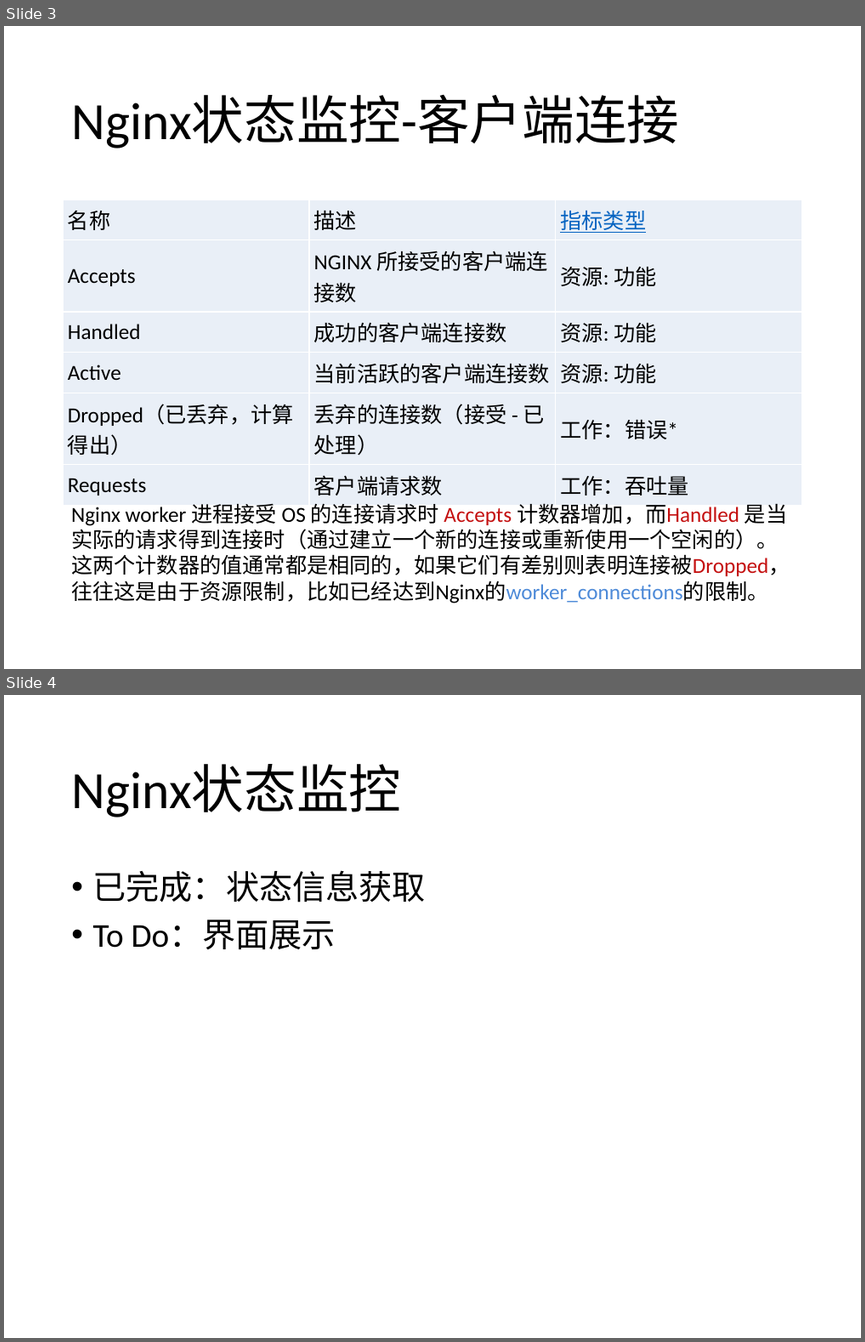
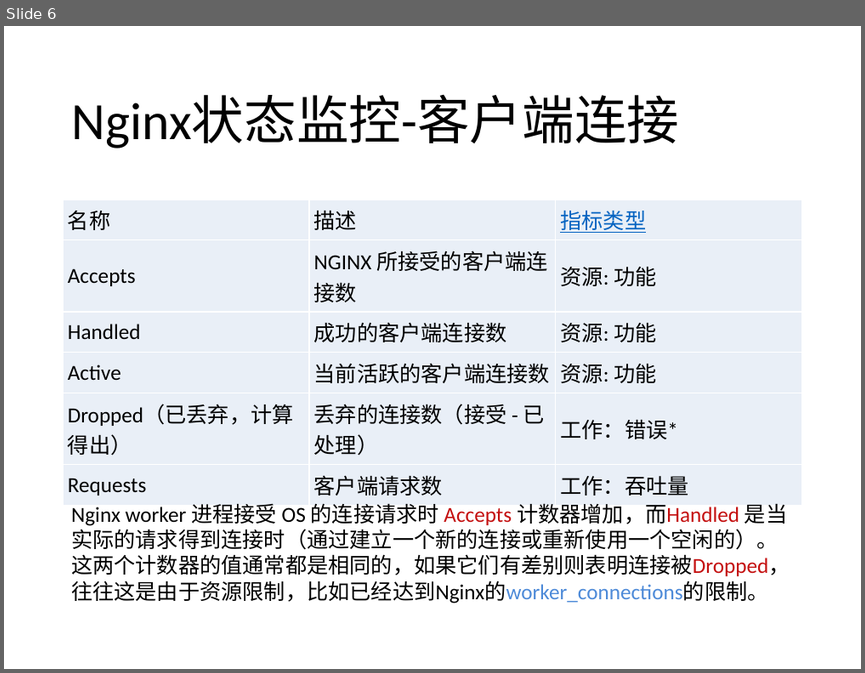
Before and after one commit to bhsei/16TeamC, a slide deck: 2.项目PPT/第九周进度.pptx. Shown one above the other, each under a label of ours: slides 3 and 4 before the commit, slide 6 after it. The pictures are 865x1342 and 865x673 pixels, drawn with LibreOffice and Linux fonts; fonts in the diff are those of the drawing. Boxes give left, top, right and bottom in pixels: in the first picture for what was removed or moved away, otherwise in the second. Text is boxed around its words. In the diff, an @@ line names an element or a change of style, - is before the commit and + after.

```diff
--- a/2.项目PPT/第九周进度.pptx
+++ b/2.项目PPT/第九周进度.pptx
@@ slide 4 removed at [4,695,861,1338], background #FFFFFF @@
@@ title removed at [71,765,401,817] @@
-Nginx状态监控
@@ text removed at [93,870,426,949] @@
-• 已完成：状态信息获取
-• To Do：界面展示
@@ what was slide 3 is now slide 6 @@
```
Also in this commit, not shown: 5 slides added, 4 other files.
